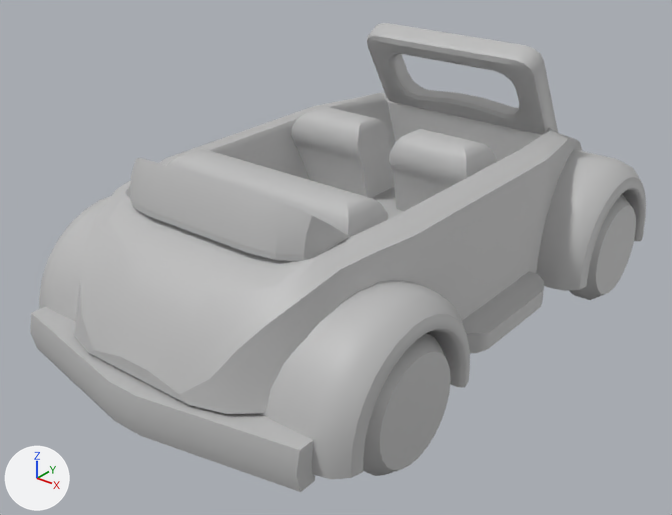
Renders of the FBX model creativejam/Content/Geometry/FBX/SM_Car.fbx from each side of a commit.
The view is the same before and after, from a camera (50 mm lens) standing at (1.83, -2.49, 1.73) and looking at (-0.04, -0.16, 0.28). The lights are fixed; the arrows at lower left show +X, +Y and +Z. Objects named as collision shapes, trigger or cutter boxes, shadow casters or lower levels of detail are left out. Where no turn or scale is listed for an object, it has been applied to the vertices.

The first picture shows 'SM_Car'.
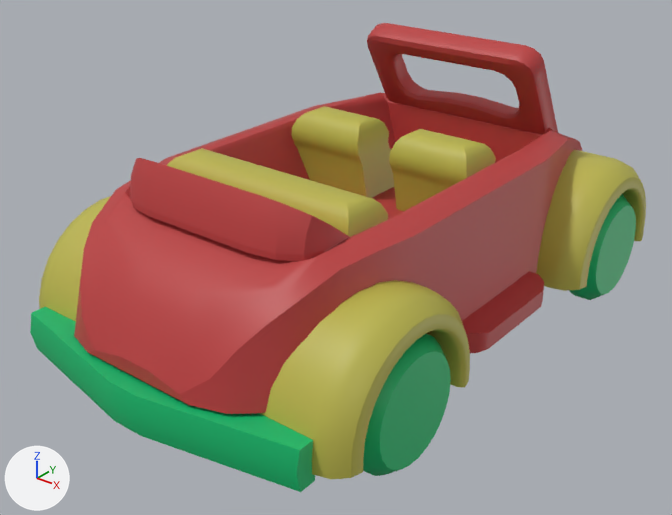
Where the change shows, as pixel boxes (x1, y1, x2, y2) in the pictures (672 x 515 px):
part 1 of me_mesh, recoloured (grey to yellow)
    both: (39, 106, 646, 479)
part 2 of me_mesh, recoloured
    both: (316, 23, 582, 305)
part 3 of me_mesh, recoloured (grey to red)
    both: (74, 103, 546, 414)
part 4 of me_mesh, recoloured (grey to green)
    both: (107, 334, 451, 492)
part 5 of me_mesh, recoloured (grey to green)
    both: (569, 194, 636, 300)
part 6 of me_mesh, recoloured (grey to green)
    both: (30, 307, 126, 420)

Edits to the bpy script that builds the scene:
```text
Add mat_lambert3:
    mat_lambert3 = principled_material('lambert3')
    mat_lambert3.base_color = (0.5, 0.467, 0.0735)  # yellow #bcb64d
Add mat_lambert4:
    mat_lambert4 = principled_material('lambert4')
    mat_lambert4.base_color = (0.003, 0.5, 0.156)  # green #0abc6e
Add mat_lambert2:
    mat_lambert2 = principled_material('lambert2')
    mat_lambert2.base_color = (0.5, 0.048, 0.048)  # red #bc3e3e
Change me_mesh:
    where me_mesh.from_pydata(...)  # 2290 vertices, 2282 faces; spans x -0.67..0.67, y -1.17..1.17, z 0.0..0.97
    used by ob_sm_car; location = (0.0, 0.0, 0.0)
    me_mesh part 1: 773 of the faces centred in x -0.66..0.66, y -1.01..1.01, z 0.15..0.72 switch from mat_lambert1 (grey #bcbcbc) to mat_lambert3 (yellow #bcb64d)
    me_mesh part 2: 707 of the faces centred in x -0.6..0.6, y 0.19..1.11, z 0.17..0.97 switch from mat_lambert1 (grey #bcbcbc) to mat_lambert2 (red #bc3e3e)
    me_mesh part 3: 258 of the faces centred in x -0.61..0.61, y -1.11..-0.01, z 0.16..0.78 switch from mat_lambert1 (grey #bcbcbc) to mat_lambert2 (red #bc3e3e)
    me_mesh part 4: 139 of the faces centred in x 0.0..0.66, y -1.17..-0.46, z 0.0..0.42 switch from mat_lambert1 (grey #bcbcbc) to mat_lambert4 (green #0abc6e)
    me_mesh part 5: 139 of the faces centred in x 0.0..0.66, y 0.46..1.17, z 0.0..0.42 switch from mat_lambert1 (grey #bcbcbc) to mat_lambert4 (green #0abc6e)
    me_mesh part 6: 133 of the faces centred in x -0.66..-0.31, y -1.12..-0.46, z 0.0..0.42 switch from mat_lambert1 (grey #bcbcbc) to mat_lambert4 (green #0abc6e)
```
